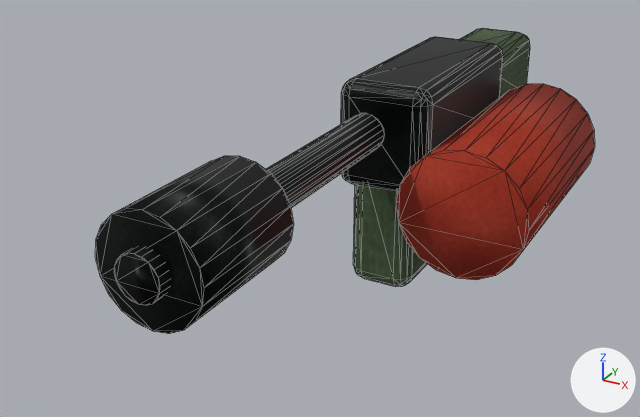
A saved change to the glTF model public/models/weapon_flame.glb.
One viewpoint serves both versions: a 50 mm lens placed at (0.465, -1.268, 0.409), pointed at (-0.039, -0.351, -0.05). Lighting does not change. The marker at lower right points along +X, +Y and +Z. The first picture is the older version. Mesh edges are drawn as thin lines. Where no turn or scale is listed for an object, it has been applied to the vertices. Vertices at exactly the same position are counted once.

Script lines for the objects in view, before the commit:
```python
ob_barrel_006 = bpy.data.objects.new('Barrel.006', me_cylinder_076)
ob_barrel_006.location = (0.0, -0.525, 0.045)
ob_flame_nozzle = bpy.data.objects.new('Flame nozzle', me_cylinder_078)
ob_flame_nozzle.location = (0.0, -0.66, 0.045)
ob_fuel_cylinder = bpy.data.objects.new('Fuel cylinder', me_cylinder_077)
ob_fuel_cylinder.location = (0.12, -0.09, -0.06)
ob_magazine_006 = bpy.data.objects.new('Magazine.006', me_cube_484)
ob_magazine_006.location = (0.0, -0.2, -0.1)
ob_receiver_006 = bpy.data.objects.new('Receiver.006', me_cube_481)
ob_receiver_006.location = (0.0, -0.1, 0.02)
ob_stock_004 = bpy.data.objects.new('Stock.004', me_cube_482)
ob_stock_004.location = (0.0, 0.13, 0.01)
```
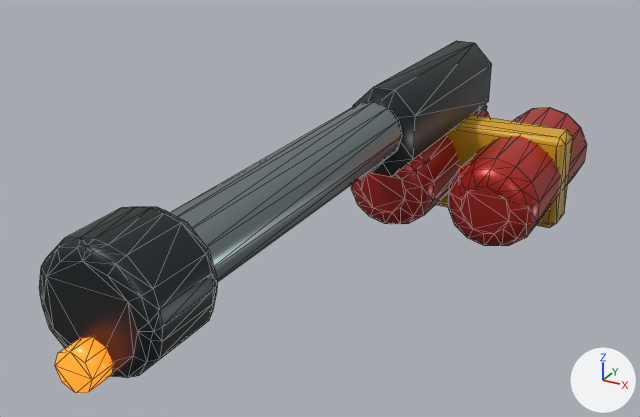
What differs and where, as boxes (x1, y1, x2, y2) in the pictures (640 x 417 px):
'Fuel cylinder', surface changed, reshaped, moved
    before: (397, 84, 595, 280)
    after: (351, 110, 489, 224)
'Nozzle shroud', added
    after: (39, 207, 217, 378)
'Flame nozzle', deleted
    before: (95, 156, 294, 334)
'Flame tube', added
    after: (170, 102, 402, 282)
'Receiver.006', deleted
    before: (341, 37, 503, 192)
'Fuel cylinder.001', added (red)
    after: (448, 107, 587, 246)
'Igniter body', added
    after: (353, 41, 492, 177)
'Barrel.006', deleted
    before: (114, 113, 384, 306)
'Magazine.006', deleted (green)
    before: (353, 184, 427, 287)
'Hazard band', added (orange)
    after: (436, 115, 573, 228)
'Pilot flame', added (orange)
    after: (55, 337, 113, 393)
'Stock.004', deleted (green)
    before: (460, 28, 530, 97)
'Pistol grip.007', added (mostly hidden)
    after: (475, 104, 487, 115)

The change, as a diff of the scene's bpy script:
```diff
--- a/public/models/weapon_flame.glb.py
+++ b/public/models/weapon_flame.glb.py
@@ mat_gunmetal @@
 mat_gunmetal = bpy.data.materials.new('Gunmetal')
-# nodes: BsdfPrincipled, OutputMaterial, TexImage
-# uses the picture img_gunmetal_surface
+# nodes: BsdfPrincipled, Mix, OutputMaterial, TexImage
+# colours: dark grey #2b3238
+# uses the picture img_painted_light_0_70_1
@@ mat_signal_rust @@
 mat_signal_rust = bpy.data.materials.new('Signal rust')
-# nodes: BsdfPrincipled, OutputMaterial, TexImage
-# uses the picture img_signal_rust_surface
+# nodes: BsdfPrincipled, Mix, OutputMaterial, TexImage
+# colours: red #d8281c
+# uses the picture img_painted_light_0_70_1
@@ mat_gun_polymer @@
+mat_gun_polymer = bpy.data.materials.new('Gun polymer')
+# colours: dark grey #3b4248
+# uses the picture img_painted_light_0_70_1
@@ mat_hazard_yellow @@
+mat_hazard_yellow = bpy.data.materials.new('Hazard yellow')
+# colours: yellow #ffbf1f
+# uses the picture img_painted_light_0_70_1
@@ mat_bright_steel @@
+mat_bright_steel = bpy.data.materials.new('Bright steel')
+# colours: grey #8c9aa3
+# uses the picture img_painted_light_0_70_1
@@ me_cylinder_077 @@
-me_cylinder_077.from_pydata(...)  # 40 vertices, 76 faces; spans x -0.09..0.09, y -0.175..0.175, z -0.09..0.09
+me_cylinder_077.from_pydata(...)  # 84 vertices, 164 faces; spans x -0.063..0.063, y -0.16..0.16, z -0.065..0.065
+# me_cylinder_077 part 1: the whole mesh is rebuilt
 me_cylinder_077.materials.append(mat_signal_rust)
@@ ob_receiver_006 @@
-ob_receiver_006 = bpy.data.objects.new('Receiver.006', me_cube_481)
@@ ob_stock_004 @@
-ob_stock_004 = bpy.data.objects.new('Stock.004', me_cube_482)
@@ ob_barrel_006 @@
-ob_barrel_006 = bpy.data.objects.new('Barrel.006', me_cylinder_076)
@@ ob_magazine_006 @@
-ob_magazine_006 = bpy.data.objects.new('Magazine.006', me_cube_484)
@@ ob_fuel_cylinder @@
 ob_fuel_cylinder = bpy.data.objects.new('Fuel cylinder', me_cylinder_077)
-ob_fuel_cylinder.location = (0.12, -0.09, -0.06)
+ob_fuel_cylinder.location = (-0.015, -0.05, -0.07)
@@ ob_flame_nozzle @@
-ob_flame_nozzle = bpy.data.objects.new('Flame nozzle', me_cylinder_078)
@@ ob_pistol_grip_007 @@
+ob_pistol_grip_007 = bpy.data.objects.new('Pistol grip.007', me_cube_408)  # 24 vertices, 44 faces; spans x -0.03..0.03, y -0.0515..0.0515, z -0.068..0.068
+ob_pistol_grip_007.location = (0.0, 0.06, -0.06)
@@ ob_hazard_band @@
+ob_hazard_band = bpy.data.objects.new('Hazard band', me_cube_407)  # 24 vertices, 44 faces; spans x -0.14..0.14, y -0.03..0.03, z -0.07..0.07
+ob_hazard_band.location = (0.06, -0.05, -0.07)
@@ ob_fuel_cylinder_001 @@
+ob_fuel_cylinder_001 = bpy.data.objects.new('Fuel cylinder.001', me_cylinder_218)  # 84 vertices, 164 faces; spans x -0.063..0.063, y -0.16..0.16, z -0.065..0.065
+ob_fuel_cylinder_001.location = (0.135, -0.05, -0.07)
@@ ob_pilot_flame @@
+ob_pilot_flame = bpy.data.objects.new('Pilot flame', me_cylinder_216)  # an 8-sided cylinder along y spanning x -0.02..0.02, y -0.015..0.015, z -0.02..0.02; in mat_hot_warning_orange (orange #ff6a1a, glowing orange #ff6a1a)
+ob_pilot_flame.location = (0.0, -0.82, 0.0)
@@ ob_nozzle_shroud @@
+ob_nozzle_shroud = bpy.data.objects.new('Nozzle shroud', me_cylinder_215)  # 104 vertices, 204 faces; spans x -0.0627..0.0627, y -0.05..0.05, z -0.0627..0.0627
+ob_nozzle_shroud.location = (0.0, -0.76, 0.04)
@@ ob_flame_tube @@
+ob_flame_tube = bpy.data.objects.new('Flame tube', me_cylinder_214)  # 72 vertices, 140 faces; spans x -0.04..0.04, y -0.23..0.23, z -0.04..0.04
+ob_flame_tube.location = (0.0, -0.5, 0.04)
@@ ob_igniter_body @@
+ob_igniter_body = bpy.data.objects.new('Igniter body', me_cube_406)  # 24 vertices, 44 faces; spans x -0.045..0.045, y -0.18..0.18, z -0.06..0.06
+ob_igniter_body.location = (0.0, -0.1, 0.03)
```
